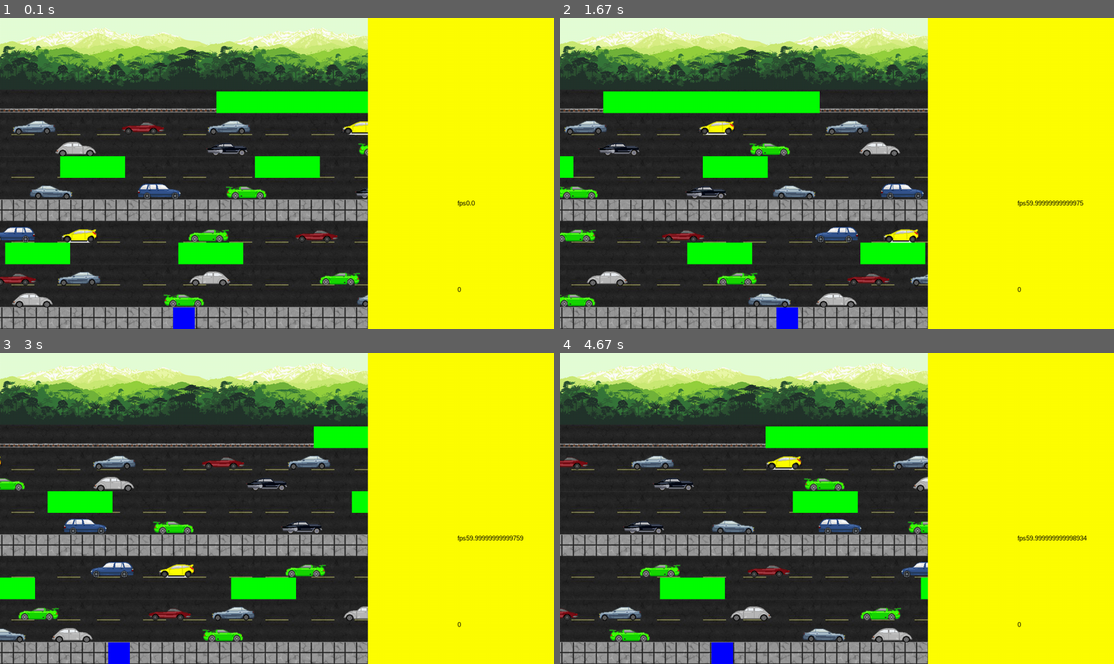
Above: before the commit, frames 1-4 (two rows, left to right).
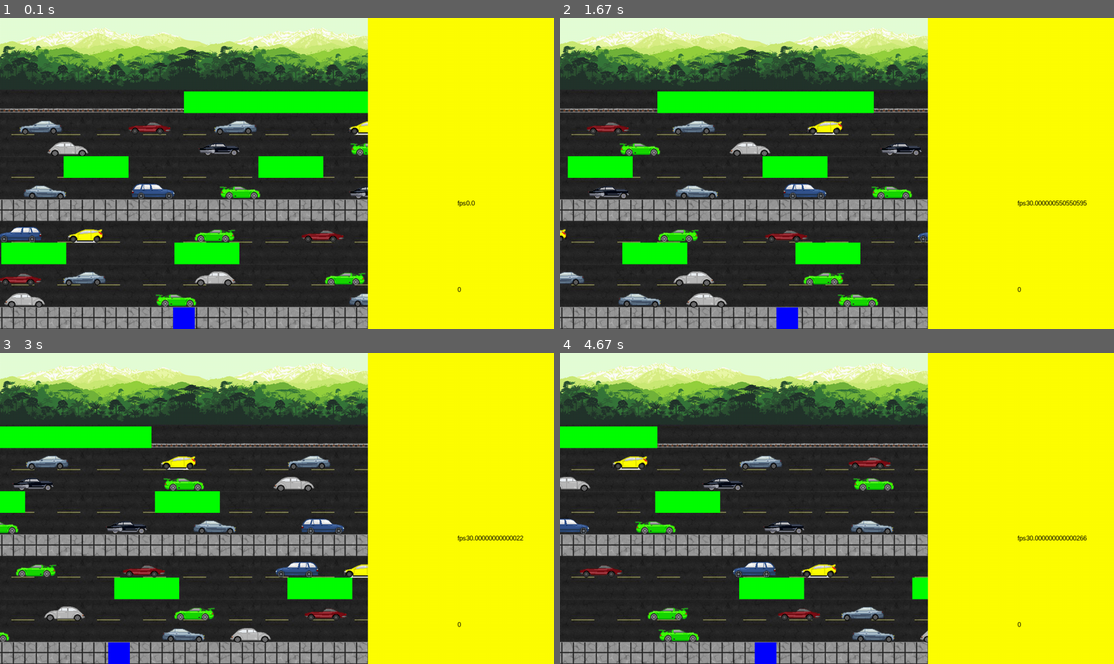
Above: after the commit, the same moments.

Repository: AyoubErrajraji/MonkeyBusiness
Game: pygame game, started from main.py
Same seed, same stepped clock (60 frames per second), same inputs: the game is played once before the commit and once after it.
Inputs (mouse positions are in pixels of both pictures, inside the frame that each line leads up to):
- Up to frame 1 (0.1 s): no input
- Up to frame 2 (1.67 s): hold Right 0.33-0.8 s; move the mouse to (814, 185) at 0.37 s; hold Up 0.83-1.13 s; move the mouse to (1014, 164) at 0.87 s; hold Right 1.17-1.63 s; move the mouse to (837, 195) at 1.2 s
- Up to frame 3 (3 s): hold Left 1.67-2.2 s; move the mouse to (144, 511) at 1.7 s; hold Down 2.23-2.53 s; move the mouse to (332, 576) at 2.27 s; hold Left 2.57-2.97 s; move the mouse to (105, 580) at 2.6 s
- Up to frame 4 (4.67 s): hold Up 3-3.37 s; move the mouse to (1041, 617) at 3.03 s; hold Right 3.4-4.03 s; move the mouse to (903, 536) at 3.43 s; hold Left from 4.47 s (still down); move the mouse to (704, 446) at 4.5 s

The runs differ from the first frame. In frame 1, 4.4% of the frame differs, in the area x 0-67%, y 23-94%; in frame 2, 14%; in frame 3, 14%; in frame 4, 14%, in the area x 0-96%, y 23-100%.

Commit message:
fixed background bug crosstheroad
- Added .convert_alpha to car images

Diff:
--- a/crosstheroad_lib/crosstheroad.py
+++ b/crosstheroad_lib/crosstheroad.py
@@ -75,7 +75,7 @@
             cr = pygame.Rect(self.x, self.y, self.w, self.h)
             pygame.draw.rect(self.screen, self.config.green, cr)
         else:
-            img = pygame.image.load(self.img)
+            img = pygame.image.load(self.img).convert_alpha()
             self.screen.blit(img, (self.x, self.y))
 
 
@@ -197,7 +197,7 @@
                     sys.exit()
                 self.update()
             self.collisionDet()
-            self.clock.tick(60)
+            self.clock.tick(30)
 
             self.blit()
             pygame.display.update()
